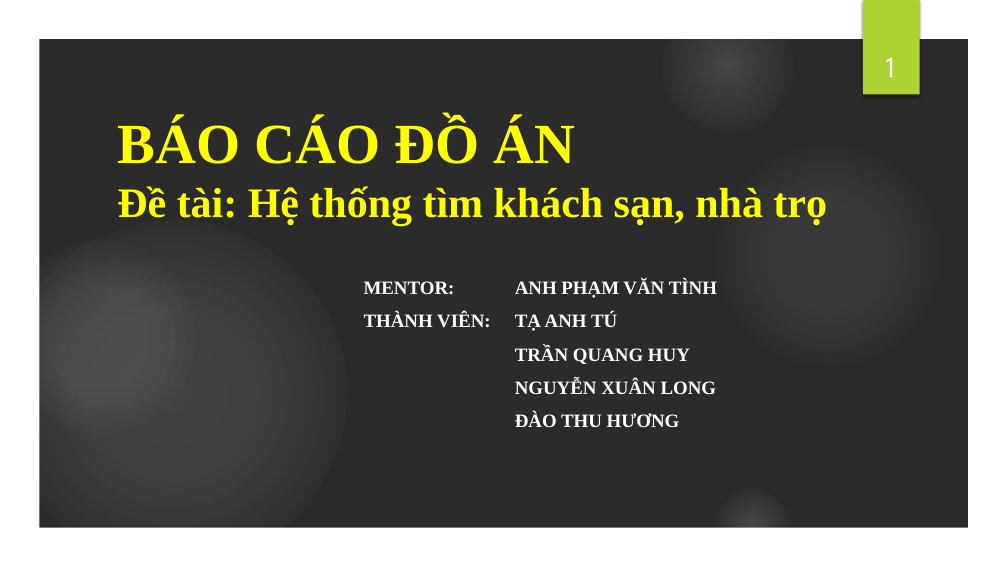
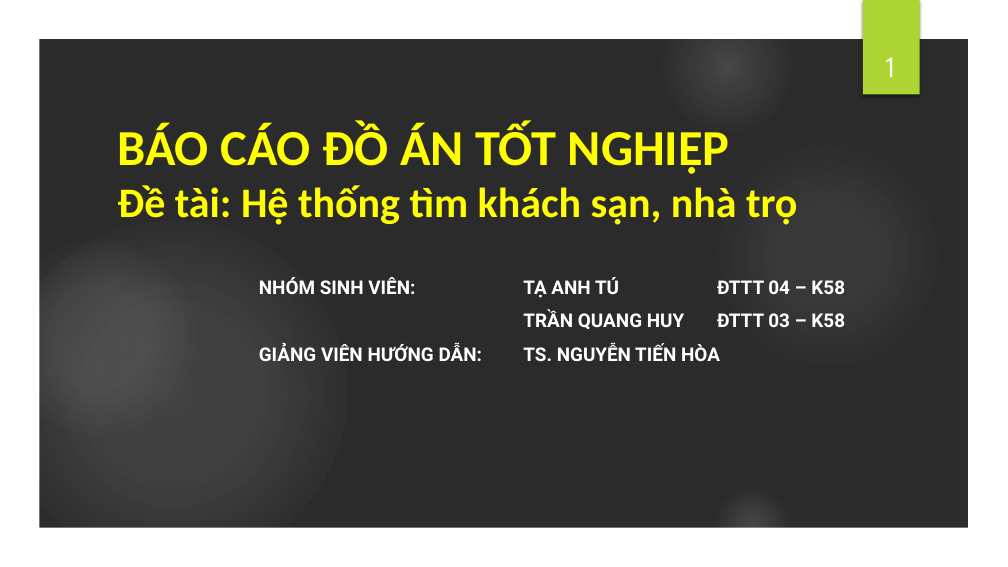
Before and after one commit to AnhtuTa/FGS, a slide deck: slide 1 of Reports/slide bao cao.pptx. Drawn at 1008x567 pixels with LibreOffice and Linux fonts; fonts in the diff are those of the drawing; background and template pictures are left out; a plain dark background stands for a picture behind light text. Boxes give left, top, right and bottom in pixels: in the first picture for what was removed or moved away, otherwise in the second. Text is boxed around its words. In the diff, an @@ line names an element or a change of style, - is before the commit and + after.

```diff
--- a/Reports/slide bao cao.pptx
+++ b/Reports/slide bao cao.pptx
@@ title at box(117, 123, 797, 225): text changed; font Times New Roman to Calibri @@
-BÁO CÁO ĐỒ ÁN
-Đề tài: Hệ thống tìm khách sạn, nhà trọ
+BÁO CÁO ĐỒ ÁN TỐT NGHIỆP
+Đề tài: Hệ thống tìm khách sạn, nhà trọ
@@ subtitle at box(259, 277, 845, 361): text changed; font Times New Roman to Roboto @@
-MENTOR: ANH PHẠM VĂN TÌNH
-THÀNH VIÊN: TẠ ANH TÚ
-TRẦN QUANG HUY
-NGUYỄN XUÂN LONG
-ĐÀO THU HƯƠNG
+NHÓM SINH VIÊN: TẠ ANH TÚ ĐTTT 04 – K58
+TRẦN QUANG HUY ĐTTT 03 – K58
+GIẢNG VIÊN HƯỚNG DẪN: TS. NGUYỄN TIẾN HÒA
```
Also in this commit, not shown: 16 other slides changed, 25 slides added, 6 slides removed, 20 other files.
